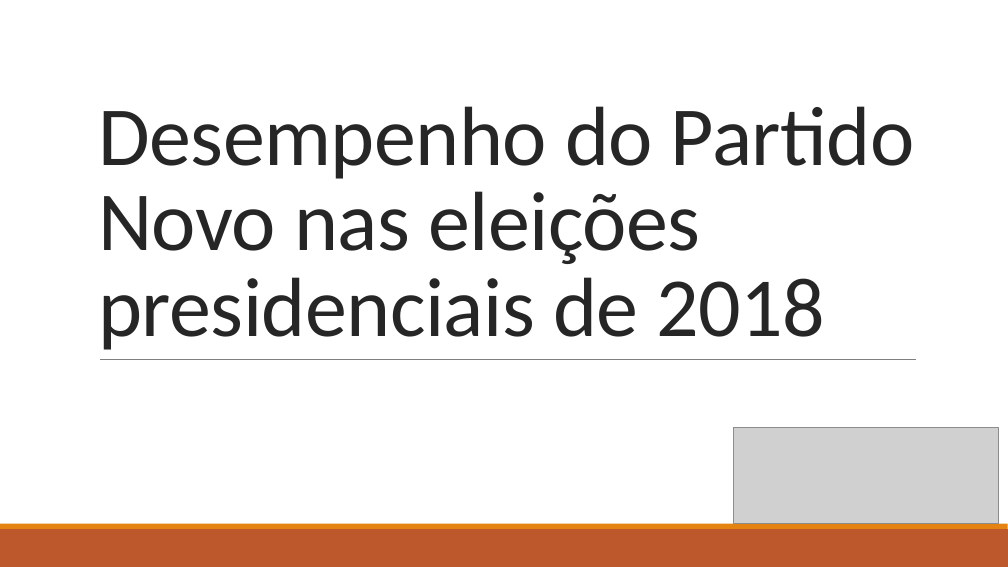
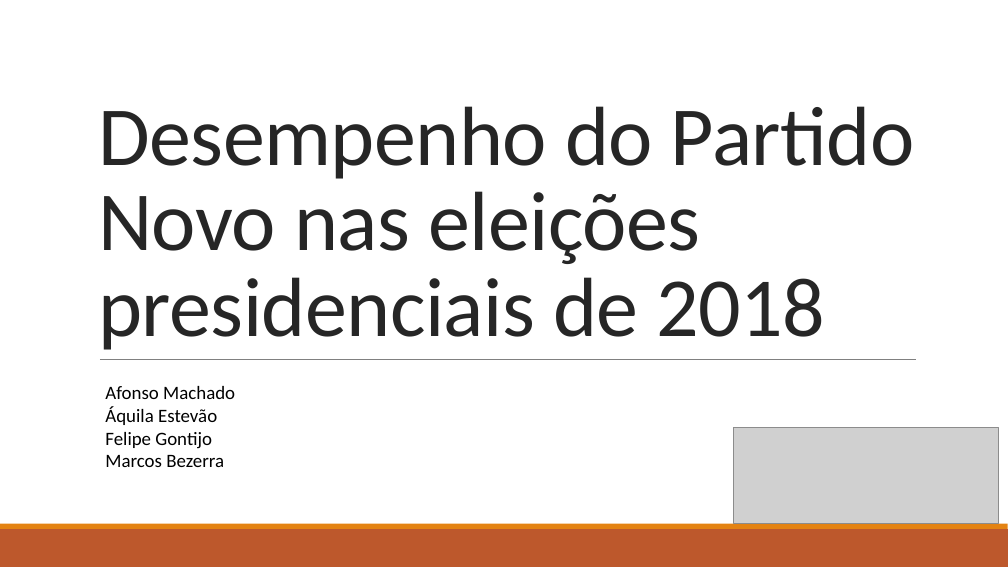
Before and after one commit to afonsohbm/ProjetoFinal, a slide deck: slide 1 of Projeto Analítico.pptx. Drawn at 1008x567 pixels with LibreOffice and Linux fonts; fonts in the diff are those of the drawing; grey boxes stand for pictures. Boxes give left, top, right and bottom in pixels: in the first picture for what was removed or moved away, otherwise in the second. Text is boxed around its words. In the diff, an @@ line names an element or a change of style, - is before the commit and + after.

Commit message:
Adicionados os nomes no ppt

```diff
--- a/Projeto Analítico.pptx
+++ b/Projeto Analítico.pptx
@@ text added at bbox=[105, 386, 235, 467], 18 pt, text #000000 @@
+Afonso Machado
+Áquila Estevão
+Felipe Gontijo
+Marcos Bezerra
```
Also in this commit, not shown: 1 other file.
